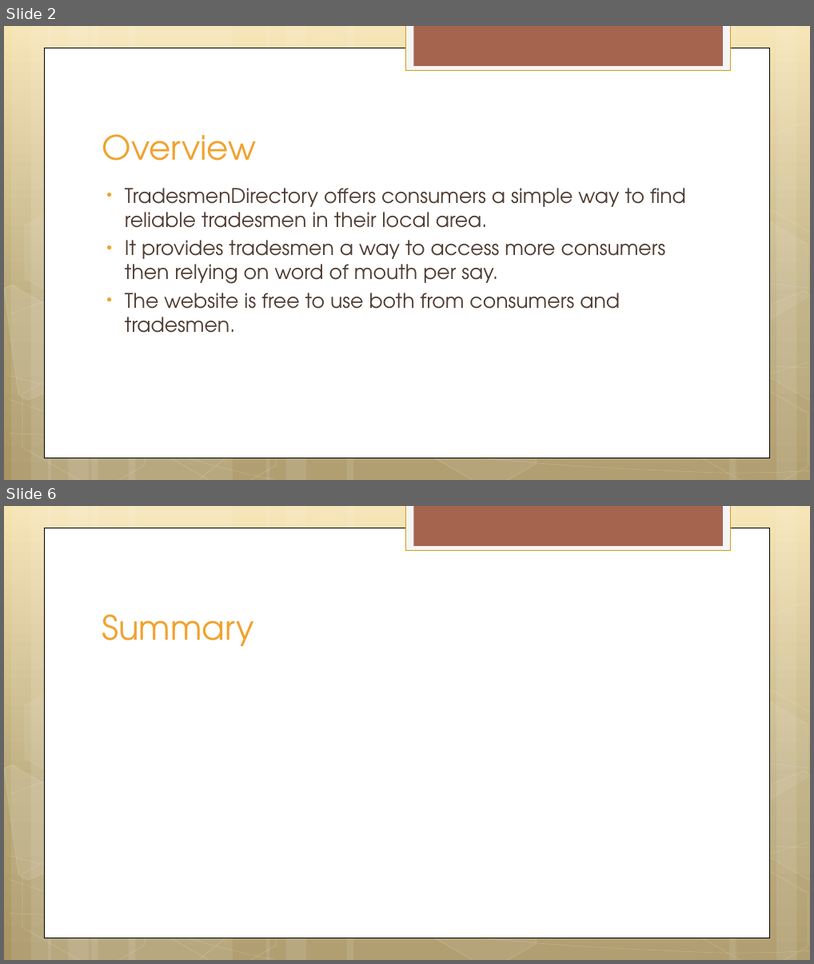
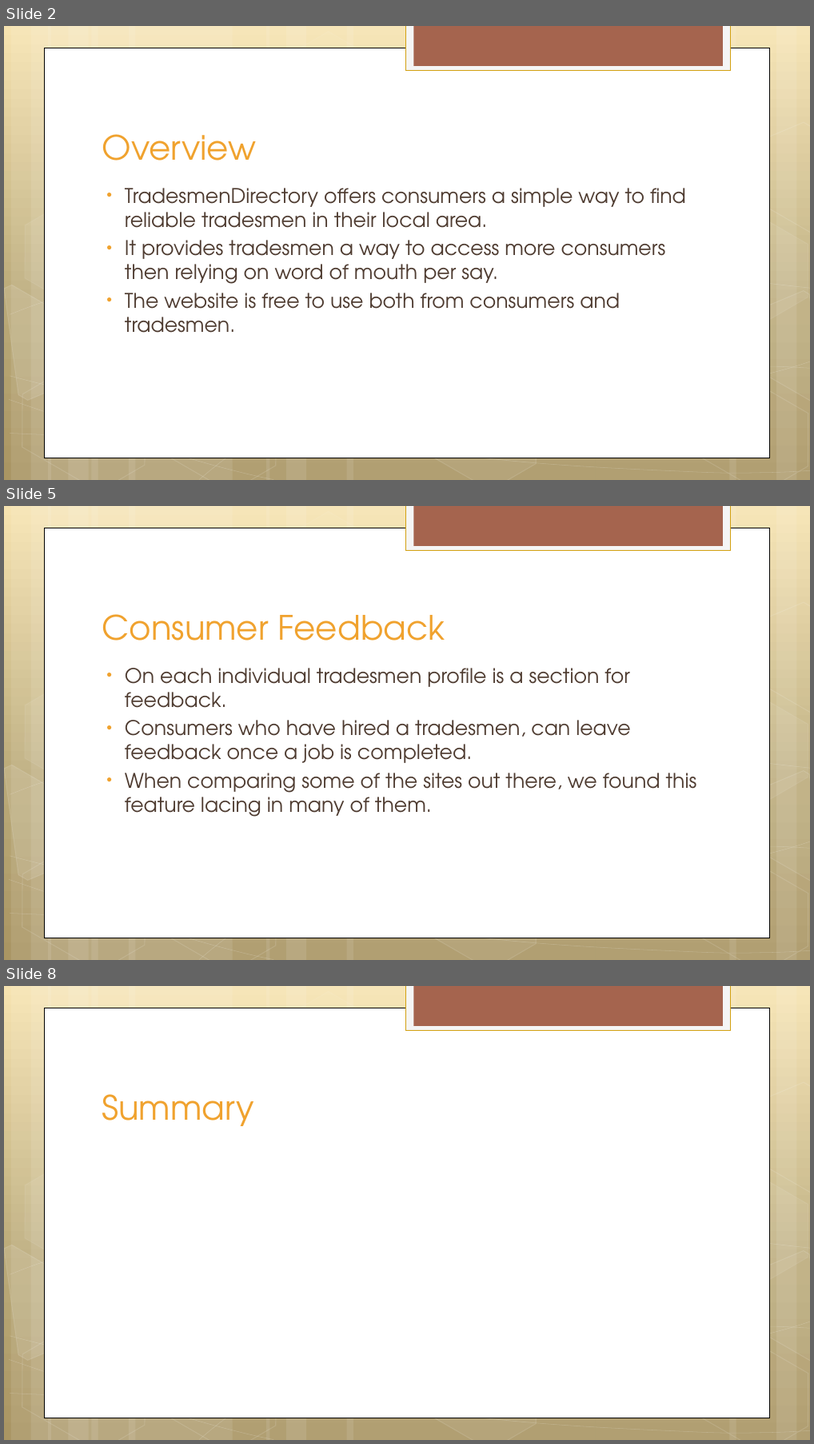
Before and after one commit to MehreenMalik/TradesmenDirectory, a slide deck: TradesmenDirectory.pptx. Shown one above the other, each under a label of ours: slides 2 and 6 before the commit, slides 2, 5 and 8 after it; the slides between them are not shown. The pictures are 814x964 and 814x1444 pixels, drawn with LibreOffice and Linux fonts; fonts in the diff are those of the drawing. Boxes give left, top, right and bottom in pixels: in the first picture for what was removed or moved away, otherwise in the second. Text is boxed around its words. In the diff, an @@ line names an element or a change of style, - is before the commit and + after.

Commit message:
Added in a user profile screenshot and some text.

```diff
--- a/TradesmenDirectory.pptx
+++ b/TradesmenDirectory.pptx
@@ slide 5 added at bbox=[4, 506, 810, 960], background gradient #F6E4B0 to #BAA878 to #A99764; not listed: 30 template elements that a slide beside it also shows @@
@@ title added at bbox=[102, 614, 445, 640], 40 pt, text #F0A22E @@
+Consumer Feedback
@@ text added at bbox=[125, 668, 698, 816], 24 pt, text #4E3B30 @@
+• On each individual tradesmen profile is a section for feedback.
+• Consumers who have hired a tradesmen, can leave feedback once a job is completed.
+• When comparing some of the sites out there, we found this feature lacing in many of them.
@@ what was slide 6 is now slide 8 @@
```
Also in this commit, not shown: 1 slide changed, 3 other slides added, 2 slides removed.
